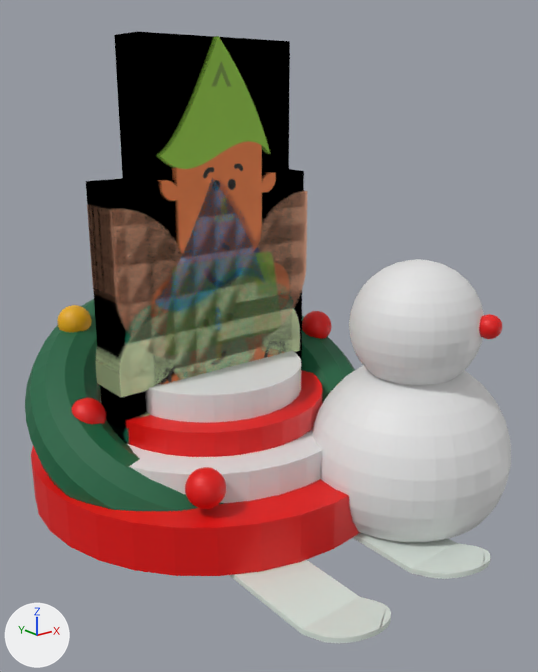
The glTF model e10.gltf: old version first, new version second.
Rendered twice from a camera (50 mm lens) standing at (-1.28, -1.97, 1.21) and looking at (0.12, -0.21, 0.51). Lighting does not change. The marker at lower left points along +X, +Y and +Z. Where no turn or scale is listed for an object, it has been applied to the vertices. Vertices at the same position are counted once.
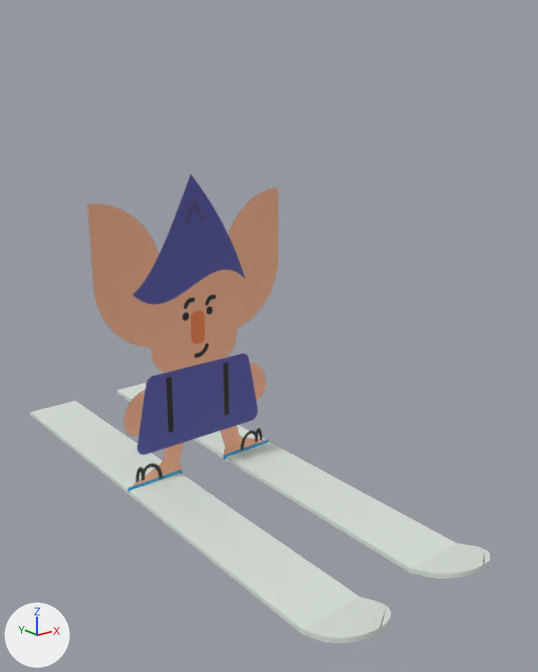
The change, as JSON lines over the scene's bpy script:
```json
{"block": "me_7_2x", "where": "# used by ob_7_2x; location = (-0.014, 0.0, 0.501)"}
{"op": "remove", "block": "me_7_2x", "code": "me_7_2x.from_pydata(...)  # 200 vertices, 100 faces; spans x -0.348..0.348, y -0.147..0.0, z -0.5..0.5"}
{"op": "add", "block": "me_7_2x", "code": "me_7_2x.from_pydata(...)  # 4 vertices, 2 faces; spans x -0.348..0.348, y 0.0, z -0.5..0.5"}
{"block": "me_7_2x", "change": "me_7_2x part 1: 49 loose pieces with 196 vertices, spanning x -0.348..0.348, y -0.147..-0.003, z -0.5..0.5, are deleted"}
{"op": "remove", "block": "ob_6_2x_001", "code": ["ob_6_2x_001 = bpy.data.objects.new('6@2x.001', me_6_2x_001)", "ob_6_2x_001.location = (-0.018, 0.0, 0.501)"]}
{"op": "remove", "block": "ob_sphere_001", "code": ["ob_sphere_001 = bpy.data.objects.new('Sphere.001', me_sphere_001)", "ob_sphere_001.location = (-0.305, -0.478, 0.229)"]}
{"op": "remove", "block": "ob_sphere_002", "code": ["ob_sphere_002 = bpy.data.objects.new('Sphere.002', me_sphere_002)", "ob_sphere_002.location = (0.337, -0.368, 0.298)"]}
{"op": "remove", "block": "ob_sphere_004", "code": ["ob_sphere_004 = bpy.data.objects.new('Sphere.004', me_sphere_004)", "ob_sphere_004.location = (0.458, -0.067, 0.441)"]}
{"op": "remove", "block": "ob_sphere_005", "code": ["ob_sphere_005 = bpy.data.objects.new('Sphere.005', me_sphere_005)", "ob_sphere_005.location = (-0.311, 0.265, 0.522)"]}
{"op": "remove", "block": "ob_torus_001", "code": ["ob_torus_001 = bpy.data.objects.new('Torus.001', me_torus_001)", "ob_torus_001.location = (-0.014, -0.05, 0.269)"]}
{"op": "remove", "block": "ob_sphere_009", "code": ["ob_sphere_009 = bpy.data.objects.new('Sphere.009', me_sphere_011)", "ob_sphere_009.location = (-0.432, -0.049, 0.325)"]}
{"op": "remove", "block": "ob_9_2x", "code": ["ob_9_2x = bpy.data.objects.new('9@2x', me_9_2x)", "ob_9_2x.location = (0.008, 0.0, 0.885)"]}
{"op": "remove", "block": "ob_cylinder_001", "code": ["ob_cylinder_001 = bpy.data.objects.new('Cylinder.001', me_cylinder_001)", "ob_cylinder_001.location = (0.0, -0.072, 0.213)"]}
{"op": "remove", "block": "ob_8_2x", "code": ["ob_8_2x = bpy.data.objects.new('8@2x', me_8_2x)", "ob_8_2x.location = (-0.03, 0.0, 0.501)"]}
{"op": "remove", "block": "ob_sphere_006", "code": ["ob_sphere_006 = bpy.data.objects.new('Sphere.006', me_sphere_007)", "ob_sphere_006.location = (0.367, -0.599, 0.178)"]}
{"op": "remove", "block": "ob_sphere_007", "code": ["ob_sphere_007 = bpy.data.objects.new('Sphere.007', me_sphere_008)", "ob_sphere_007.location = (0.367, -0.599, 0.586)"]}
{"op": "remove", "block": "ob_sphere_008", "code": ["ob_sphere_008 = bpy.data.objects.new('Sphere.008', me_sphere_010)", "ob_sphere_008.location = (0.457, -0.787, 0.606)"]}
```

Changed parts and their boxes [x1, y1, x2, y2] in the pictures (538 x 672 px):
```json
{"object": "Cylinder.001", "change": "deleted", "before": [31, 350, 360, 576]}
{"object": "7@2x", "change": "reshaped", "before": [87, 180, 308, 377], "after": [87, 174, 279, 493]}
{"object": "Sphere.006", "change": "deleted", "before": [312, 365, 511, 543]}
{"object": "9@2x", "change": "deleted", "before": [149, 36, 290, 384]}
{"object": "Torus.001", "change": "deleted", "before": [25, 299, 355, 511], "on screen": "green"}
{"object": "Sphere.007", "change": "deleted", "before": [349, 259, 484, 385]}
{"object": "8@2x", "change": "deleted", "before": [95, 178, 300, 417], "on screen": "green"}
{"object": "6@2x.001", "change": "deleted", "before": [115, 182, 294, 444], "on screen": "green"}
{"object": "Sphere.001", "change": "deleted", "before": [185, 467, 226, 509], "on screen": "red"}
{"object": "Sphere.005", "change": "deleted", "before": [57, 305, 92, 332]}
{"object": "Sphere.009", "change": "deleted", "before": [72, 398, 106, 424], "on screen": "red"}
{"object": "Sphere.004", "change": "deleted", "before": [301, 311, 332, 339], "on screen": "red"}
{"object": "Sphere.008", "change": "deleted", "before": [479, 314, 502, 339], "on screen": "red"}
{"part": 1, "of": "me_7_2x", "change": "deleted", "before": [87, 180, 308, 377], "on screen": "brown"}
{"object": "Cube.011", "change": "unchanged, uncovered by the edit", "before": [229, 560, 391, 643], "after": [30, 401, 391, 643]}
{"object": "Cube.012", "change": "unchanged, uncovered by the edit", "before": [353, 532, 491, 579], "after": [117, 383, 491, 579]}
```
